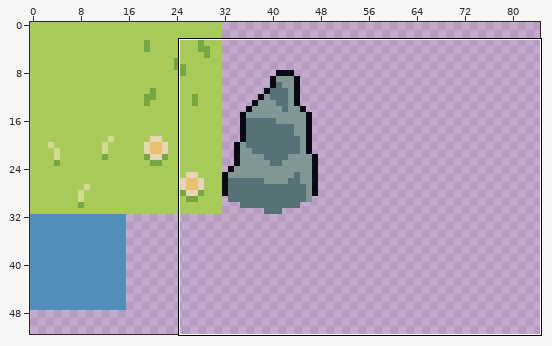
File history of a sprite sheet, sprites/environments/forest/environment_forest.png. Above, an overview of the earlier version with the close-up marked.
Close-up. Before the edit:
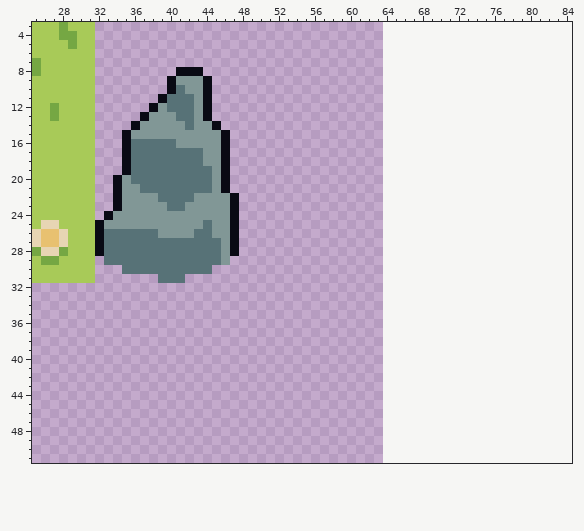
The file is 64x64 pixels. Shown: x 25..84, y 3..51. The old version is drawn lined up with the new one, on the new canvas. The wide view leaves out empty margins.
The same view after the edit:
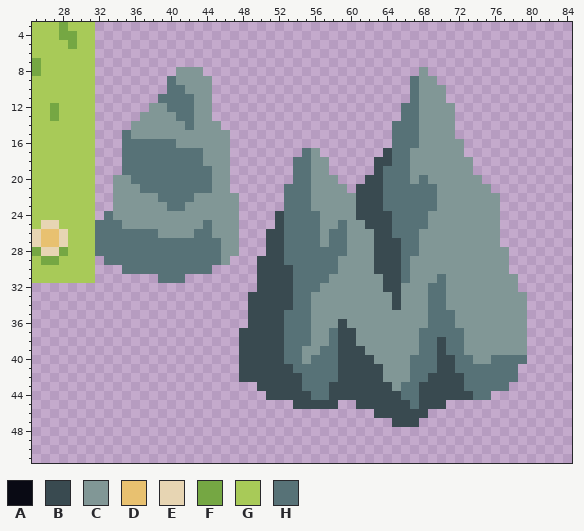
Palette (. is transparent): A #090a14  B #394a50  C #819796  D #e8c170  E #e7d5b3  F #75a743  G #a8ca58  H #577277
Changes in this commit:
canvas 64x64 -> 128x128
Changed rows in their new state; - is an unchanged pixel.
first column x 32:
 8 ---------CCC------------------------C-----------
 9 --------H---C----------------------HCC----------
10 --------H---C----------------------HCCC---------
11 -------H----C----------------------HCCC---------
12 ------C-----C---------------------HHCCCC--------
13 -----C------C---------------------HHCCCC--------
14 ----C--------C-------------------HHHCCCC--------
15 ---H----------C------------------HHHCCCC--------
16 ---H----------C------------------HHHCCCCC-------
17 ---H----------C--------HC-------BHHCCCCCC-------
18 ---H----------C-------HHCC-----BBHHCCCCCCC------
19 ---H----------C-------HHCC-----BHHHCCCCCCC------
20 --C-----------C-------HHCCC---BBHHHCHCCCCCC-----
21 --C-----------C------HHHCCCC-BBBHHHHHHCCCCCC----
22 --C------------C-----HHHCCCCCBBBHHHHHHCCCCCCC---
23 --C------------C-----HHHCCCCCBBBHHHHHHCCCCCCC---
24 -H-------------C----BHHHHCCCCBBBBHHHHCCCCCCCC---
25 HHH------------C----BHHHHCCHCCBBBHHHHCCCCCCCC---
26 H--------------C---BBHHHHCHHCCCBBHHHCCCCCCCCC---
27 H--------------C---BBHHHHCHHCCCBBBHHCCCCCCCCC---
28 H--------------C---BBHHHHHHHCCCBBBHHCCCCCCCCCC--
29 ------------------BBBHHHHHHCCCCBBBHCCCCCCCCCCC--
30 ------------------BBBBHHHHHCCCCBBBHCCCCCCCCCCC--
31 ------------------BBBBHHHHCCCCCCBBHCCCHCCCCCCCC-
32 ------------------BBBBHHHCCCCCCCBBCCCHHCCCCCCCC-
33 -----------------BBBBBHHCCCCCCCCCBCCCHHCCCCCCCCC
34 -----------------BBBBBHHCCCCCCCCCBCCCHHCCCCCCCCC
35 -----------------BBBBHHHCCCCCCCCCCCCCHHHCCCCCCCC
36 -----------------BBBBHHHCCCBCCCCCCCCCHHHCCCCCCCC
37 ----------------BBBBBHHHCCHBBCCCCCCCHHHHHCCCCCCC
38 ----------------BBBBBHHHCCHBBCCCCCCCHHBHHCCCCCCC
39 ----------------BBBBBHHCCHHBBBCCCCCCHHBHHCCCCCCC
40 ----------------BBBBBHHCHHHBBBBCCCCHHHBBHHCCHHHH
41 ----------------BBBBBBHHHHHBBBBBCCCHHHBBHHHHHHH-
42 ----------------BBBBBBBHHHHBBBBBCCCHHBBBBHHHHHH-
43 ------------------BBBBBHHHBBBBBBBCHHBBBBBHHHHH--
44 -------------------BBBBBHHBBBBBBBBHHBBBBBBHH----
45 ----------------------BBBBB--BBBBBBHBBB---------
46 -------------------------------BBBBBB-----------
47 ---------------------------------BBB------------
